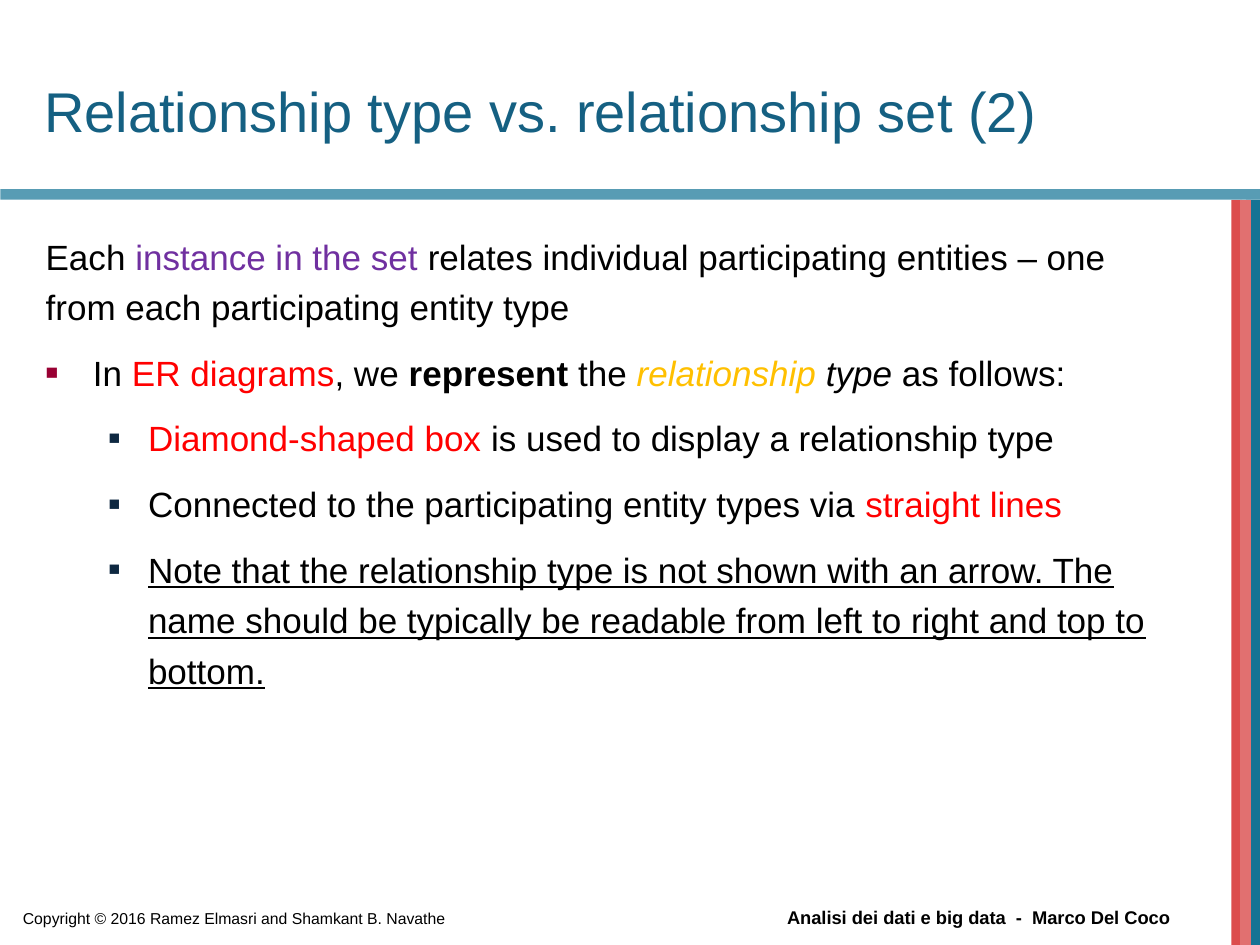
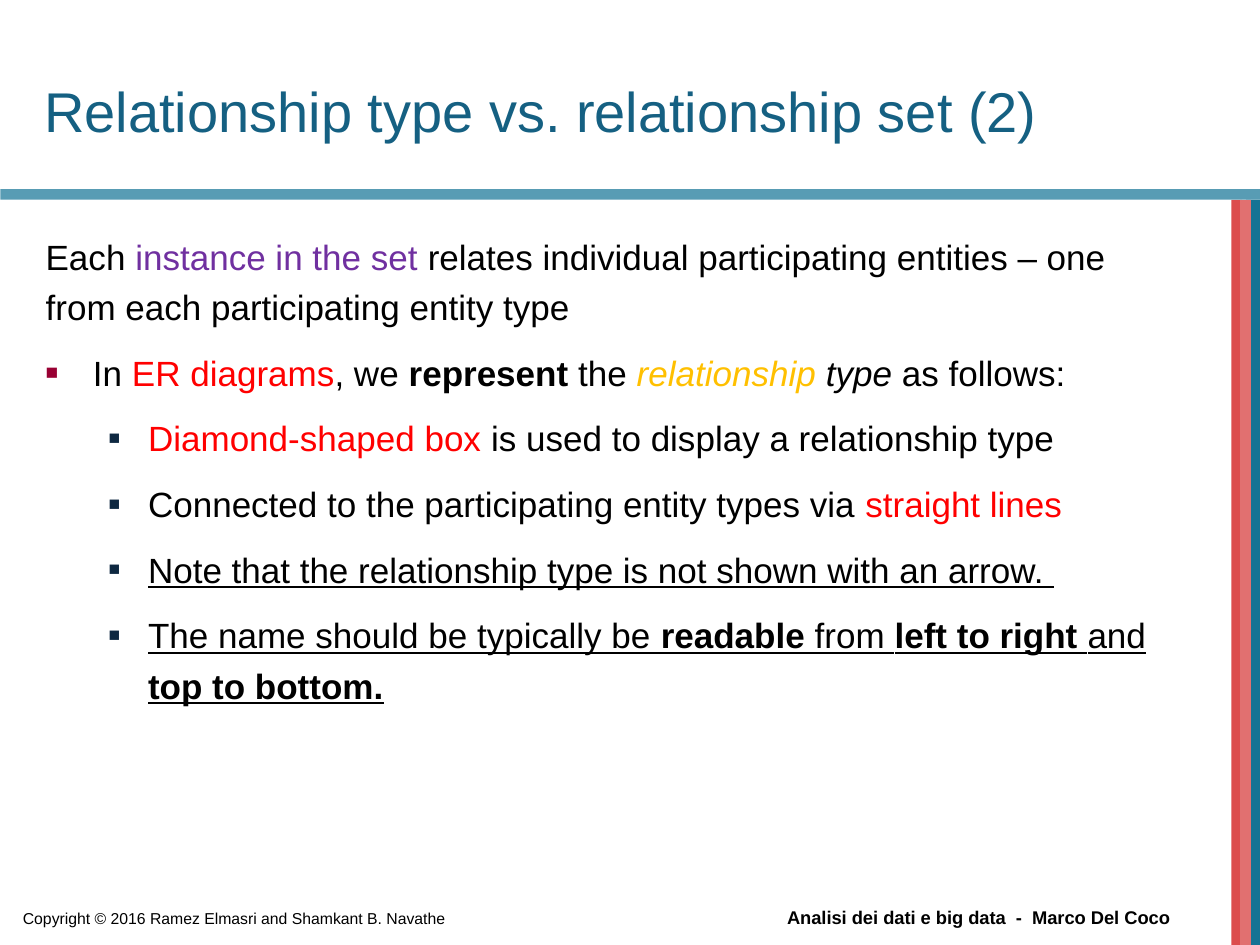
Before and after one commit to beppe2hd/AnalisiDati_BigData, a slide deck: slide 29 of materials/Chapter03.pptx. Drawn at 1260x945 pixels with LibreOffice and Linux fonts; fonts in the diff are those of the drawing; background and template pictures are left out. Boxes give left, top, right and bottom in pixels: in the first picture for what was removed or moved away, otherwise in the second. Text is boxed around its words. In the diff, an @@ line names an element or a change of style, - is before the commit and + after.

```diff
--- a/materials/Chapter03.pptx
+++ b/materials/Chapter03.pptx
@@ text at [148, 557, 1146, 706]: text changed @@
-  ■ Note that the relationship type is not shown with an arrow. The name should be typically be readable from left to right and top to bottom.
+  ■ Note that the relationship type is not shown with an arrow.
+  ■ The name should be typically be readable from left to right and top to bottom.
```
Also in this commit, not shown: 2 other slides changed, 1 other file.
